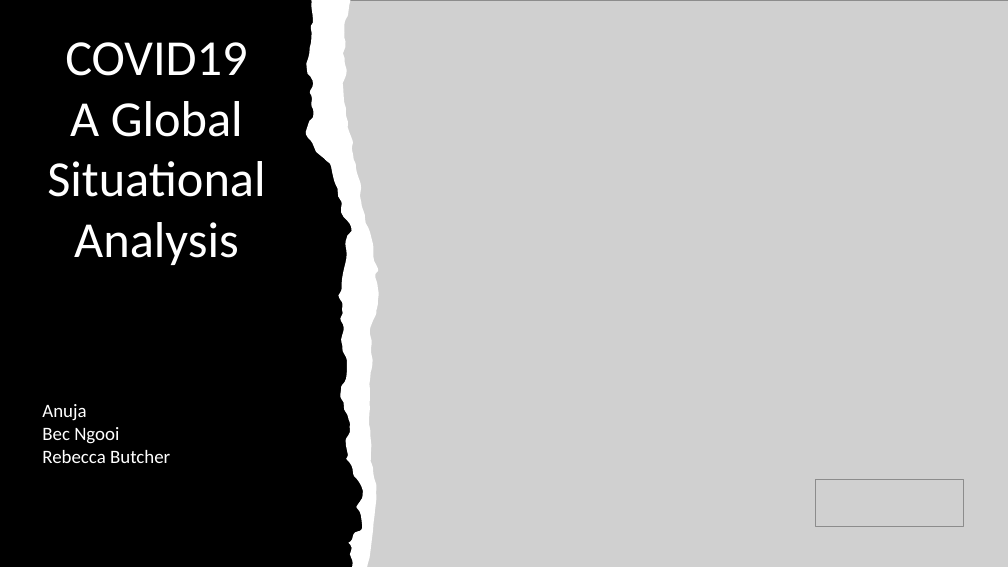
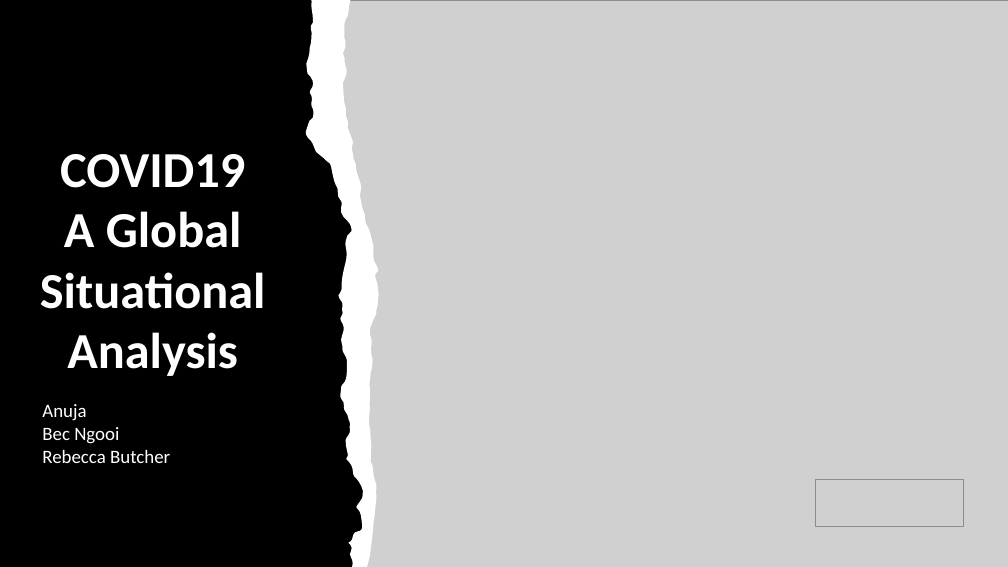
Before and after one commit to RLButch/Group-3-project-Covid-19-analysis, a slide deck: slide 1 of Project3Presentation.pptx. Drawn at 1008x567 pixels with LibreOffice and Linux fonts; fonts in the diff are those of the drawing; grey boxes stand for pictures; background and template pictures are left out. Boxes give left, top, right and bottom in pixels: in the first picture for what was removed or moved away, otherwise in the second. Text is boxed around its words. In the diff, an @@ line names an element or a change of style, - is before the commit and + after.

```diff
--- a/Project3Presentation.pptx
+++ b/Project3Presentation.pptx
@@ text "COVID19": place and size @@
-text "COVID19" at <box>47,42,265,265</box>
+text "COVID19" at <box>40,154,266,376</box>
@@ text "COVID19" at <box>40,154,266,376</box>: bold on @@
```
Also in this commit, not shown: 8 other slides changed, 1 slide removed, 3 other files.
